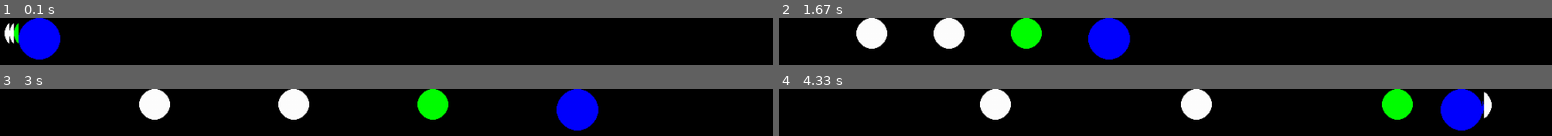
Above: before the commit, frames 1-4 (two rows, left to right).
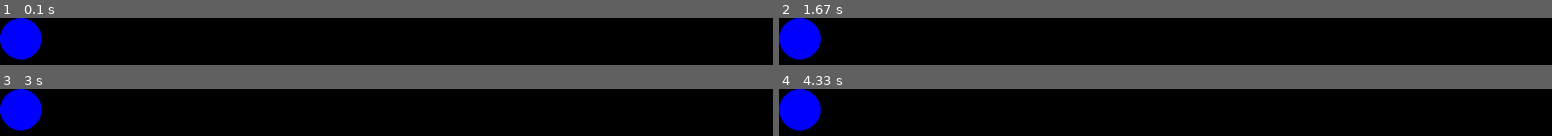
Above: after the commit, the same moments.

Repository: Archanciel/Learning_Pygame
Game: pygame game, started from bouncing_ball_imperfect_collide/my_bouncing_bal_inperfect_collidel.py
Two runs of this game, one before a commit and one after it. Both use one fixed random seed, a clock stepped at 60 frames per second and the inputs below.
Inputs (mouse positions are in pixels of both pictures, inside the frame that each line leads up to):
- Up to frame 1 (0.1 s): no input
- Up to frame 2 (1.67 s): click (outside the picture) at 0.38 s
- Up to frame 3 (3 s): no input
- Up to frame 4 (4.33 s): no input

The runs differ from the first frame. In frame 1, 4.4% of the frame differs, in the area x 0-8%, y 0-90%; in frame 2, 14%; in frame 3, 14%; in frame 4, 15%, in the area x 0-93%, y 0-90%.

Commit message:
bug fix, still not working

Diff:
--- a/bouncing_ball_imperfect_collide/ball.py
+++ b/bouncing_ball_imperfect_collide/ball.py
@@ -22,7 +22,7 @@
 #		self.rect.left = startX
 #		self.rect.top = startY
 		self.speed = speed
-		self.angle = angle
+		self.angle = math.radians(-angle)
 		pg.draw.circle(self.image, self.color, self.rect.center, int(self.rect.width / 2))
 
 	def update(self):
